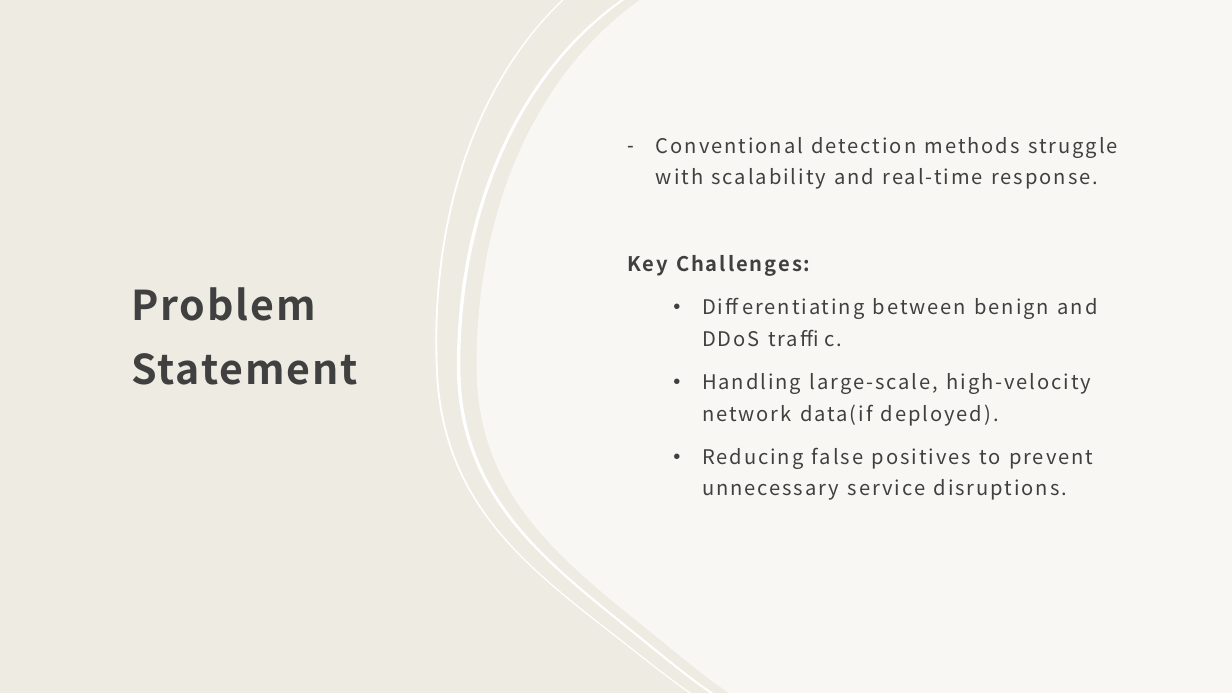
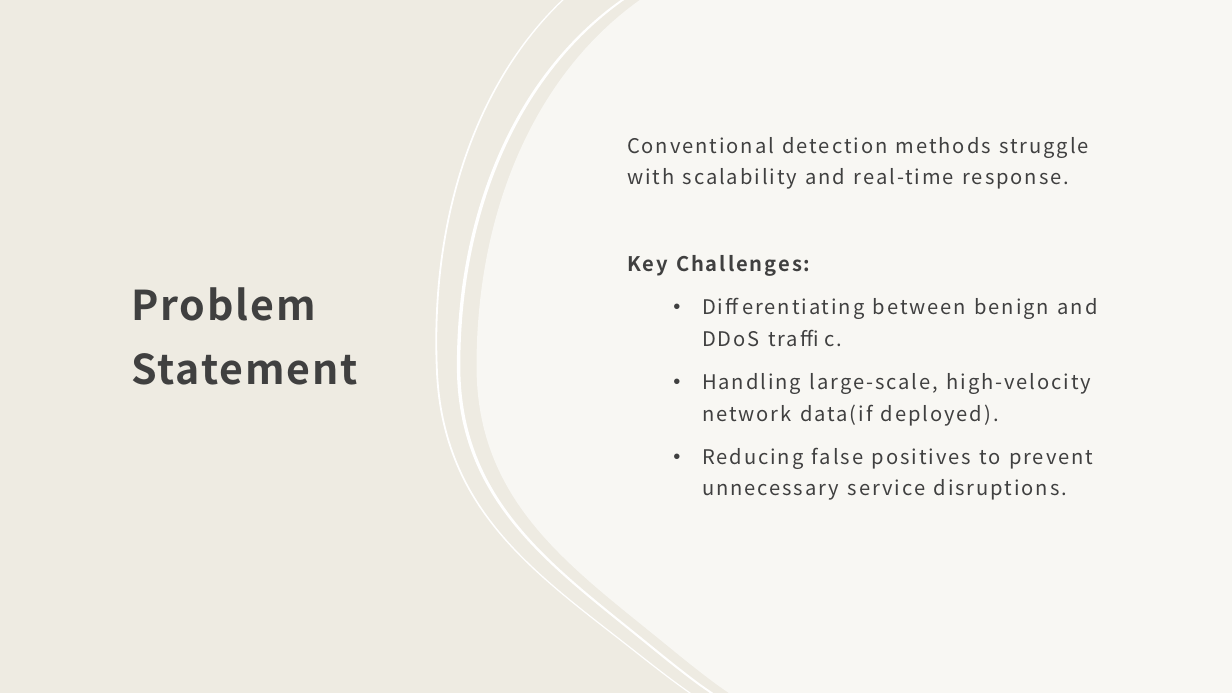
Before and after one commit to Apurva3509/DuneSec, a slide deck: slide 3 of docs/Presentation.pptx. Drawn at 1232x693 pixels with LibreOffice and Linux fonts; fonts in the diff are those of the drawing. Boxes give left, top, right and bottom in pixels: in the first picture for what was removed or moved away, otherwise in the second. Text is boxed around its words. In the diff, an @@ line names an element or a change of style, - is before the commit and + after.

Commit message:
Updated ppt

```diff
--- a/docs/Presentation.pptx
+++ b/docs/Presentation.pptx
@@ text at [627,137,1089,189]: bullet - to none @@
```
Also in this commit, not shown: 15 other slides changed, 1 other file.
